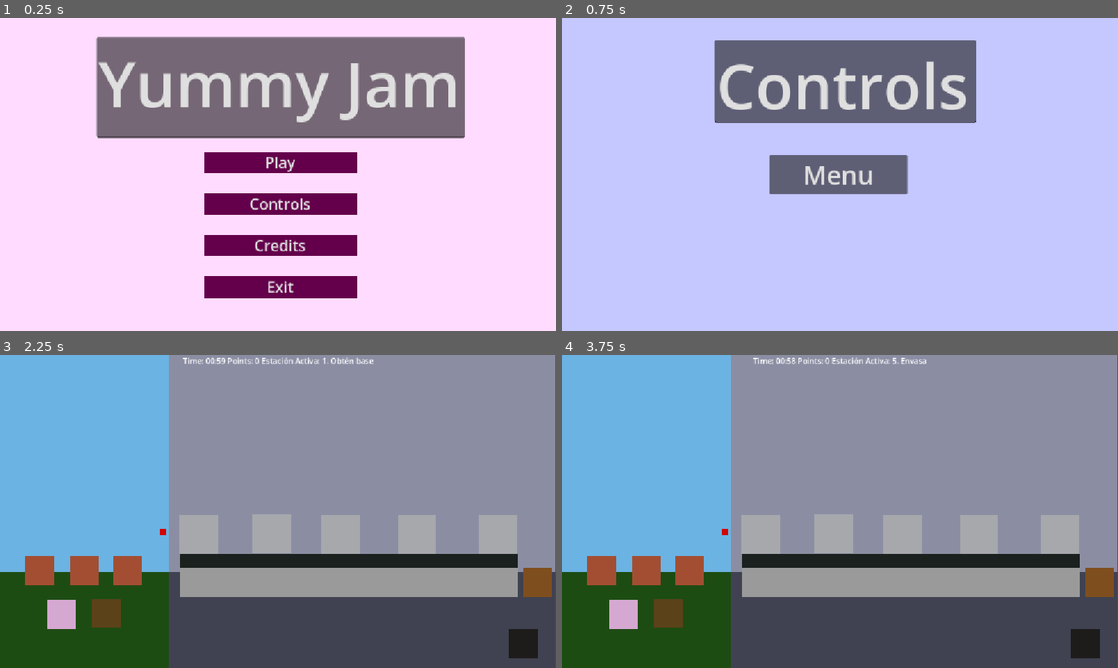
Above: before the commit, frames 1-4 (two rows, left to right).
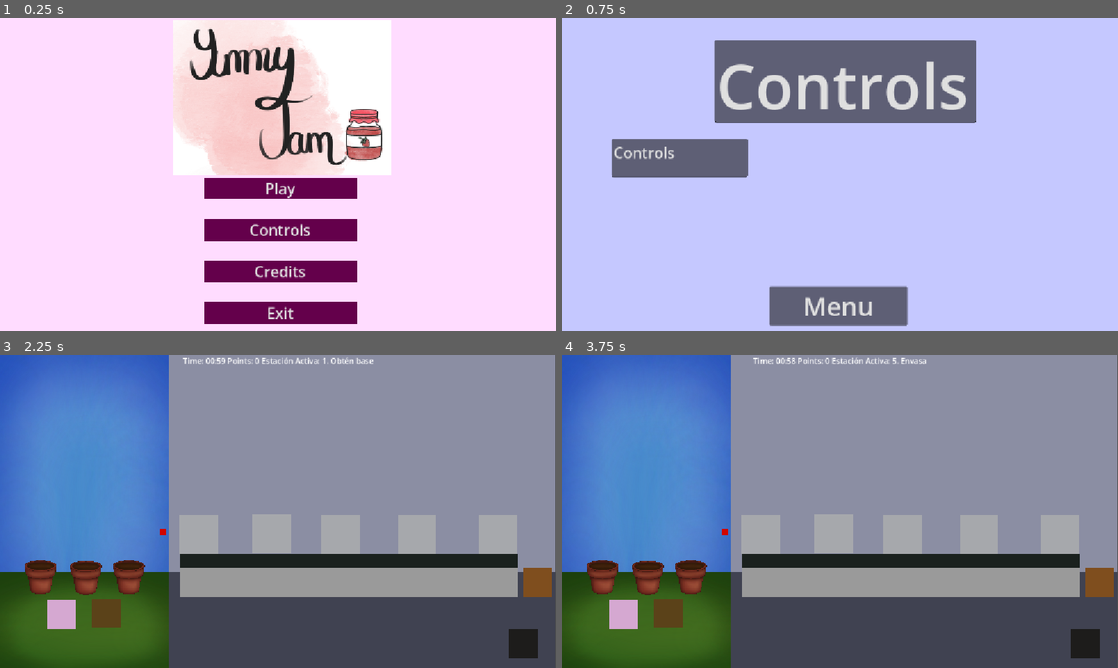
Above: after the commit, the same moments.

Repository: AleGsr/yummy-jam
Game: Godot game, scene res://_YummyJam/Scenes/menu.tscn
The game is run twice, just before and just after one commit, with the same random seed, the same clock (stepped at 60 frames per second) and the same inputs.
Inputs (mouse positions are in pixels of both pictures, inside the frame that each line leads up to):
- Up to frame 1 (0.25 s): no input
- Up to frame 2 (0.75 s): click "Controls" at 0.5 s
- Up to frame 3 (2.25 s): click "Menu" at 1.25 s; click "Play" at 2 s
- Up to frame 4 (3.75 s): tap Enter at 2.75 s; move the mouse to (600, 570) at 2.77 s; hold Right 2.78-3.53 s; tap 1 at 2.85 s; click (600, 570) at 2.92 s; tap Space at 3.5 s; move the mouse to (645, 570) at 3.52 s; hold Left from 3.53 s (still down); tap 5 at 3.6 s; click (645, 570) at 3.67 s

The runs differ from the first frame. In frame 1, 38% of the frame differs, in the area x 17-84%, y 0-98%; in frame 2, 9.4%; in frame 3, 25%; in frame 4, 25%.

Commit message:
Avances visuales en zona de jardín

Diff:
--- a/_YummyJam/Scenes/Interact/CultivationSystem/pot.tscn
+++ b/_YummyJam/Scenes/Interact/CultivationSystem/pot.tscn
@@ -1,14 +1,20 @@
 [gd_scene format=3 uid="uid://3w63541lfamq"]
 
 [ext_resource type="Script" uid="uid://cdckhnbm6lpyj" path="res://_YummyJam/Scripts/Interact/pot.gd" id="1_p2kak"]
+[ext_resource type="Texture2D" uid="uid://b7jmcg6apjqfl" path="res://_YummyJam/Assets/Pot.png" id="2_xwmsy"]
 
 [sub_resource type="RectangleShape2D" id="RectangleShape2D_rpc0q"]
-size = Vector2(0.4878049, 0.4878049)
+size = Vector2(0.4878049, 0.5691057)
 
 [node name="Pot" type="Area2D" unique_id=1883467053]
 script = ExtResource("1_p2kak")
 
+[node name="Sprite2D" type="Sprite2D" parent="." unique_id=1122105507]
+scale = Vector2(0.05, 0.05)
+texture = ExtResource("2_xwmsy")
+
 [node name="ColorRect" type="ColorRect" parent="." unique_id=1365346307]
+visible = false
 custom_minimum_size = Vector2(1, 1)
 offset_left = -30.0
 offset_top = -30.0
@@ -19,7 +25,7 @@
 
 [node name="CollisionShape2D" type="CollisionShape2D" parent="." unique_id=1906362575]
 visible = false
-position = Vector2(3.3881318e-21, 0)
+position = Vector2(3.3881318e-21, -1.66893e-06)
 scale = Vector2(123, 123)
 shape = SubResource("RectangleShape2D_rpc0q")
 
--- a/_YummyJam/Scenes/controls.tscn
+++ b/_YummyJam/Scenes/controls.tscn
@@ -33,23 +33,26 @@
 theme_override_font_sizes/font_size = 128
 text = "Controls"
 
-[node name="VBoxContainer" type="VBoxContainer" parent="." unique_id=1166002817]
+[node name="Title_txt2" type="TextEdit" parent="." unique_id=659397779]
 layout_mode = 1
-anchors_preset = 8
+anchors_preset = 5
 anchor_left = 0.5
-anchor_top = 0.5
 anchor_right = 0.5
-anchor_bottom = 0.5
-offset_left = -146.0
-offset_top = -20.0
-offset_right = 140.0
-offset_bottom = 20.0
+offset_left = -473.0
+offset_top = 251.0
+offset_right = -191.0
+offset_bottom = 330.0
 grow_horizontal = 2
-grow_vertical = 2
+theme_override_font_sizes/font_size = 31
+text = "Controls"
 
-[node name="Menu_bttn" type="Button" parent="VBoxContainer" unique_id=809671636]
-layout_mode = 2
+[node name="Menu_bttn" type="Button" parent="." unique_id=809671636]
+layout_mode = 0
+offset_left = 430.0
+offset_top = 556.0
+offset_right = 716.0
+offset_bottom = 637.0
 theme_override_font_sizes/font_size = 53
 text = "Menu"
 
-[connection signal="pressed" from="VBoxContainer/Menu_bttn" to="." method="_on_menu_bttn_pressed"]
+[connection signal="pressed" from="Menu_bttn" to="." method="_on_menu_bttn_pressed"]
--- a/_YummyJam/Scenes/game.tscn
+++ b/_YummyJam/Scenes/game.tscn
@@ -4,9 +4,11 @@
 [ext_resource type="PackedScene" uid="uid://3w63541lfamq" path="res://_YummyJam/Scenes/Interact/CultivationSystem/pot.tscn" id="1_w6pw3"]
 [ext_resource type="PackedScene" uid="uid://3acnjb3cs0q0" path="res://_YummyJam/Scenes/Interact/fruit.tscn" id="3_kee16"]
 [ext_resource type="PackedScene" uid="uid://b482ucloq6pwc" path="res://_YummyJam/Scenes/Interact/CultivationSystem/water_can.tscn" id="3_kpmb5"]
+[ext_resource type="Texture2D" uid="uid://cchxfe7c1tb56" path="res://_YummyJam/Assets/GrassFloor.png" id="4_af72o"]
 [ext_resource type="PackedScene" uid="uid://dnkjuxla5lm3r" path="res://_YummyJam/Scenes/Interact/CultivationSystem/seeds.tscn" id="4_g1ddt"]
 [ext_resource type="PackedScene" uid="uid://c45rs8loelurk" path="res://_YummyJam/Scenes/Interact/ProductionSystem/station.tscn" id="4_gm2dx"]
 [ext_resource type="PackedScene" uid="uid://dmmggkdq1vjx5" path="res://_YummyJam/Scenes/Interact/ProductionSystem/conveyor.tscn" id="4_kxyld"]
+[ext_resource type="Texture2D" uid="uid://b038dainwob2e" path="res://_YummyJam/Assets/Sky.png" id="5_aqugt"]
 [ext_resource type="PackedScene" uid="uid://cjawj3helh64q" path="res://_YummyJam/Scenes/Interact/ProductionSystem/box.tscn" id="7_af72o"]
 [ext_resource type="PackedScene" uid="uid://c3d4ml18m4wog" path="res://_YummyJam/Scenes/Interact/trashcan.tscn" id="10_af72o"]
 
@@ -89,27 +91,24 @@
 
 [node name="CultivationSystem" type="Node2D" parent="." unique_id=1258887486]
 
-[node name="GrassBackground" type="ColorRect" parent="CultivationSystem" unique_id=750516863]
-offset_top = 450.0
-offset_right = 350.0
-offset_bottom = 650.0
-mouse_filter = 2
-color = Color(0.11539843, 0.29596302, 0.076772444, 1)
+[node name="GrassFloor" type="Sprite2D" parent="CultivationSystem" unique_id=1960517298]
+position = Vector2(175.00002, 549)
+scale = Vector2(0.17089844, 0.098632805)
+texture = ExtResource("4_af72o")
 
-[node name="SkyBackground" type="ColorRect" parent="CultivationSystem" unique_id=550915697]
-offset_right = 350.0
-offset_bottom = 450.0
-mouse_filter = 2
-color = Color(0.41877314, 0.70175827, 0.889334, 1)
+[node name="SkyBg" type="Sprite2D" parent="CultivationSystem" unique_id=573080421]
+position = Vector2(174.99998, 225.5)
+scale = Vector2(0.17089844, 0.21923827)
+texture = ExtResource("5_aqugt")
 
 [node name="Pot" parent="CultivationSystem" unique_id=11986951 instance=ExtResource("1_w6pw3")]
-position = Vector2(82, 446)
+position = Vector2(84, 460)
 
 [node name="Pot2" parent="CultivationSystem" unique_id=400367136 instance=ExtResource("1_w6pw3")]
-position = Vector2(176, 447)
+position = Vector2(178, 461)
 
 [node name="Pot3" parent="CultivationSystem" unique_id=653535915 instance=ExtResource("1_w6pw3")]
-position = Vector2(265, 446)
+position = Vector2(267, 460)
 
 [node name="WaterCan" parent="CultivationSystem" unique_id=2090312606 instance=ExtResource("3_kpmb5")]
 position = Vector2(127, 537)
--- a/_YummyJam/Scenes/menu.tscn
+++ b/_YummyJam/Scenes/menu.tscn
@@ -1,6 +1,7 @@
 [gd_scene format=3 uid="uid://c1rba7lk3321a"]
 
 [ext_resource type="Script" uid="uid://db1l3l8nrf43s" path="res://_YummyJam/Scripts/UI/menu.gd" id="1_qyu7l"]
+[ext_resource type="Texture2D" uid="uid://olr37214flvu" path="res://_YummyJam/Assets/{0C3C7CCB-5DFD-4672-BBC5-93F54AB3AA35}.png" id="2_sxinu"]
 
 [sub_resource type="StyleBoxFlat" id="StyleBoxFlat_rpc0q"]
 bg_color = Color(0.39075086, 1.1334791e-05, 0.29530394, 1)
@@ -34,9 +35,9 @@
 anchor_right = 0.5
 anchor_bottom = 0.5
 offset_left = -154.0
-offset_top = -47.0
+offset_top = 7.0
 offset_right = 163.0
-offset_bottom = 288.0
+offset_bottom = 342.0
 grow_horizontal = 2
 grow_vertical = 2
 theme_override_constants/separation = 42
@@ -65,19 +66,10 @@
 theme_override_styles/normal = SubResource("StyleBoxFlat_177iq")
 text = "Exit"
 
-[node name="TextEdit" type="TextEdit" parent="." unique_id=425866533]
-layout_mode = 1
-anchors_preset = 5
-anchor_left = 0.5
-anchor_right = 0.5
-offset_left = -376.0
-offset_top = 40.0
-offset_right = 387.0
-offset_bottom = 248.0
-grow_horizontal = 2
-theme_override_colors/search_result_color = Color(0.3019608, 0.3019608, 0.3019608, 1)
-theme_override_font_sizes/font_size = 130
-text = "Yummy Jam"
+[node name="Sprite2D" type="Sprite2D" parent="." unique_id=1932071083]
+position = Vector2(585, 165)
+scale = Vector2(0.88, 0.88)
+texture = ExtResource("2_sxinu")
 
 [connection signal="pressed" from="VBoxContainer/Play_bttn" to="." method="_on_play_bttn_pressed"]
 [connection signal="pressed" from="VBoxContainer/Controls_bttn" to="." method="_on_controls_bttn_pressed"]
Binary file added: _YummyJam/Assets/GrassFloor.png
Not shown, added: _YummyJam/Assets/GrassFloor.png.import
Binary file added: _YummyJam/Assets/Pot.png
Not shown, added: _YummyJam/Assets/Pot.png.import
Binary file added: _YummyJam/Assets/Sky.png
Not shown, added: _YummyJam/Assets/Sky.png.import
Binary file added: _YummyJam/Assets/{0C3C7CCB-5DFD-4672-BBC5-93F54AB3AA35}.png
Not shown, added: _YummyJam/Assets/{0C3C7CCB-5DFD-4672-BBC5-93F54AB3AA35}.png.import
